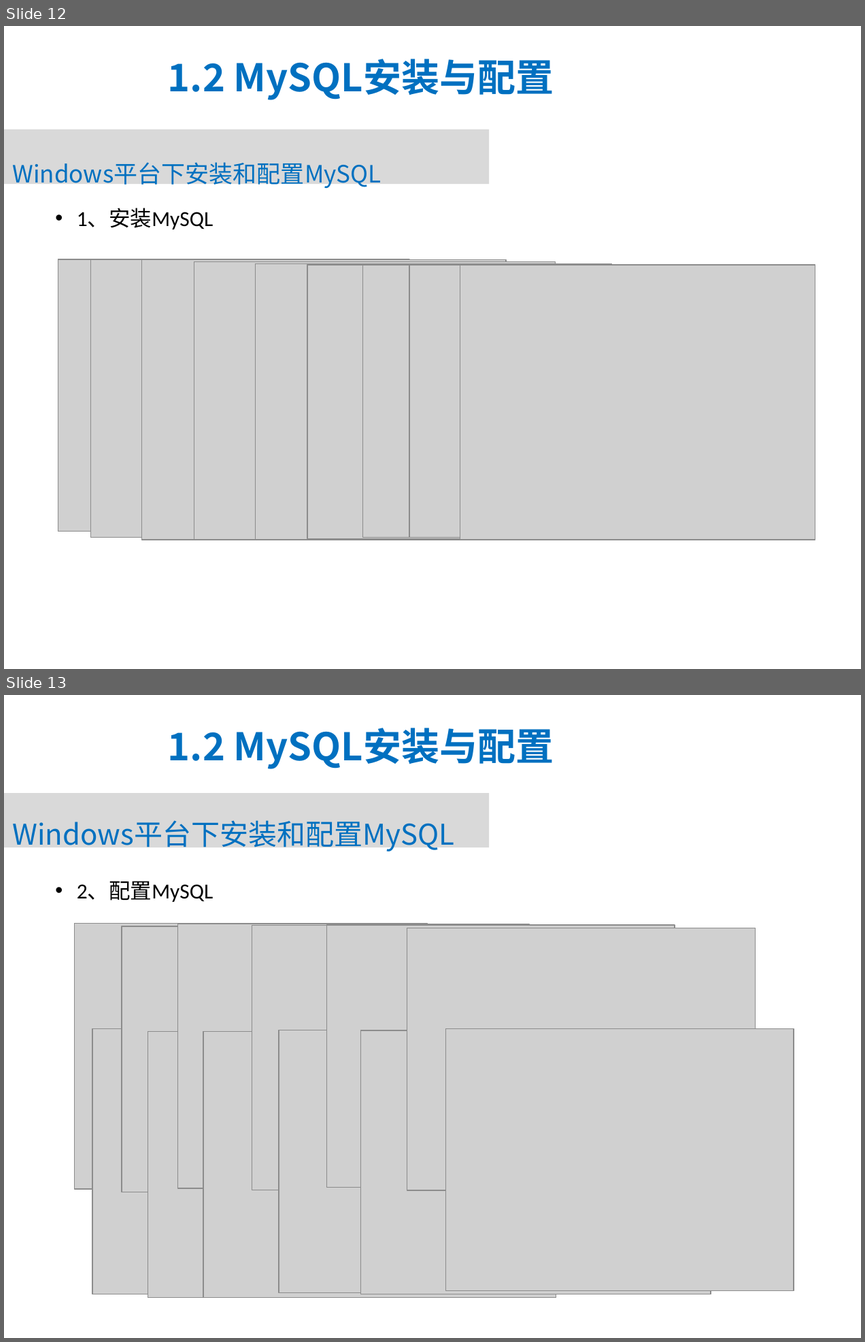
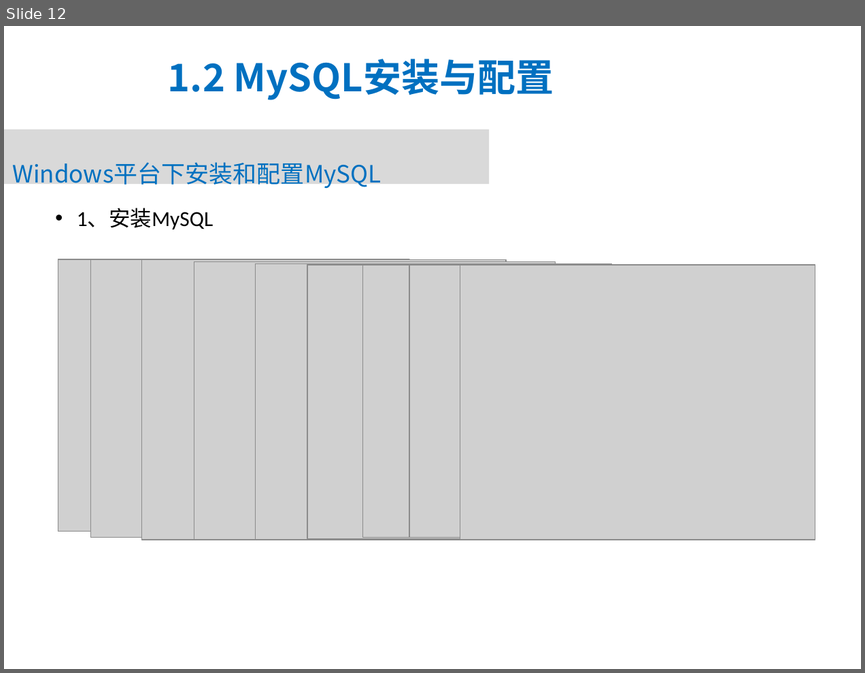
Before and after one commit to tony1989zhang/path, a slide deck: mysql/3 PPT/MySQL_PPT课件/mysql第1章课件.ppt. Shown one above the other, each under a label of ours: slides 12 and 13 before the commit, slide 12 after it. The pictures are 865x1342 and 865x673 pixels, drawn with LibreOffice and Linux fonts; fonts in the diff are those of the drawing; grey boxes stand for pictures; background and template pictures are left out. Boxes give left, top, right and bottom in pixels: in the first picture for what was removed or moved away, otherwise in the second. Text is boxed around its words. In the diff, an @@ line names an element or a change of style, - is before the commit and + after.

```diff
--- a/mysql/3 PPT/MySQL_PPT课件/mysql第1章课件.ppt
+++ b/mysql/3 PPT/MySQL_PPT课件/mysql第1章课件.ppt
@@ slide 13 removed at (4,695,861,1338), background picture (left out); not listed: 1 template element that a slide beside it also shows @@
@@ title removed at (168,728,554,769) @@
-1.2 MySQL安装与配置
@@ rectangle removed at (4,793,489,847) @@
-    Windows平台下安装和配置MySQL
@@ text removed at (77,881,213,902) @@
-  • 2、配置MySQL
@@ picture removed at (74,923,427,1189) @@
@@ picture removed at (122,926,475,1192) @@
@@ picture removed at (178,923,529,1189) @@
@@ picture removed at (252,926,603,1190) @@
@@ picture removed at (326,925,674,1187) @@
@@ picture removed at (407,928,755,1190) @@
@@ picture removed at (92,1028,445,1294) @@
@@ picture removed at (148,1032,501,1297) @@
@@ picture removed at (203,1032,555,1297) @@
@@ picture removed at (279,1030,627,1292) @@
@@ picture removed at (360,1030,710,1293) @@
@@ picture removed at (445,1028,793,1291) @@
```
Also in this commit, not shown: 2 slides changed, 3 other slides removed, 19 other files.
